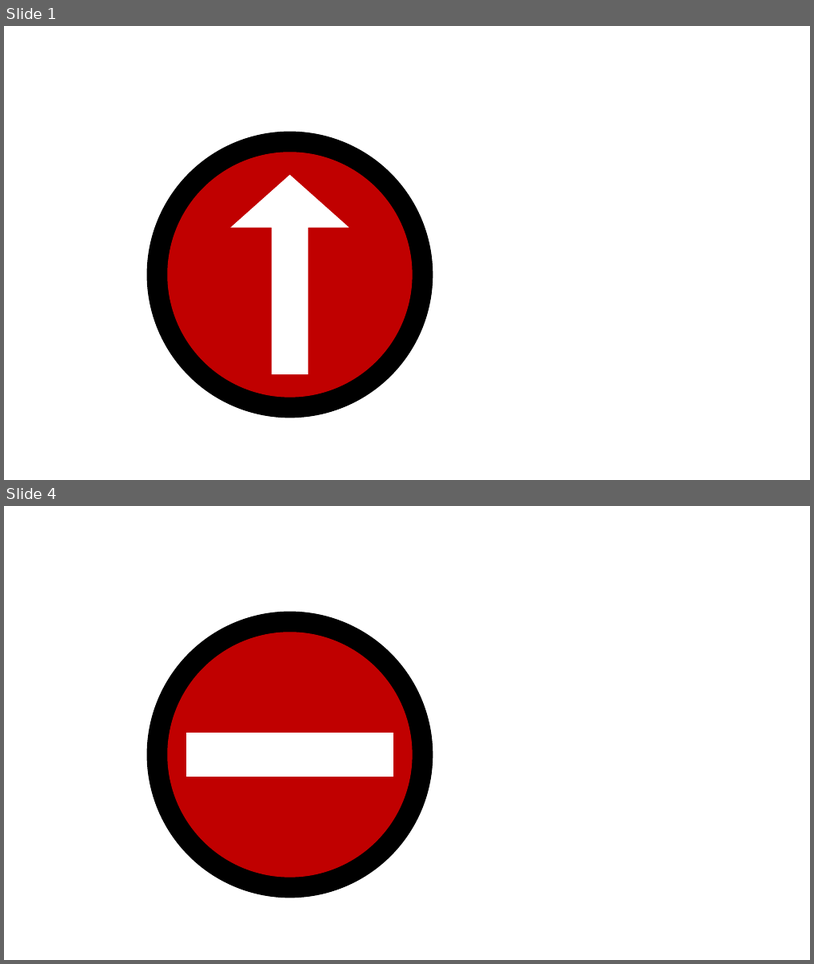
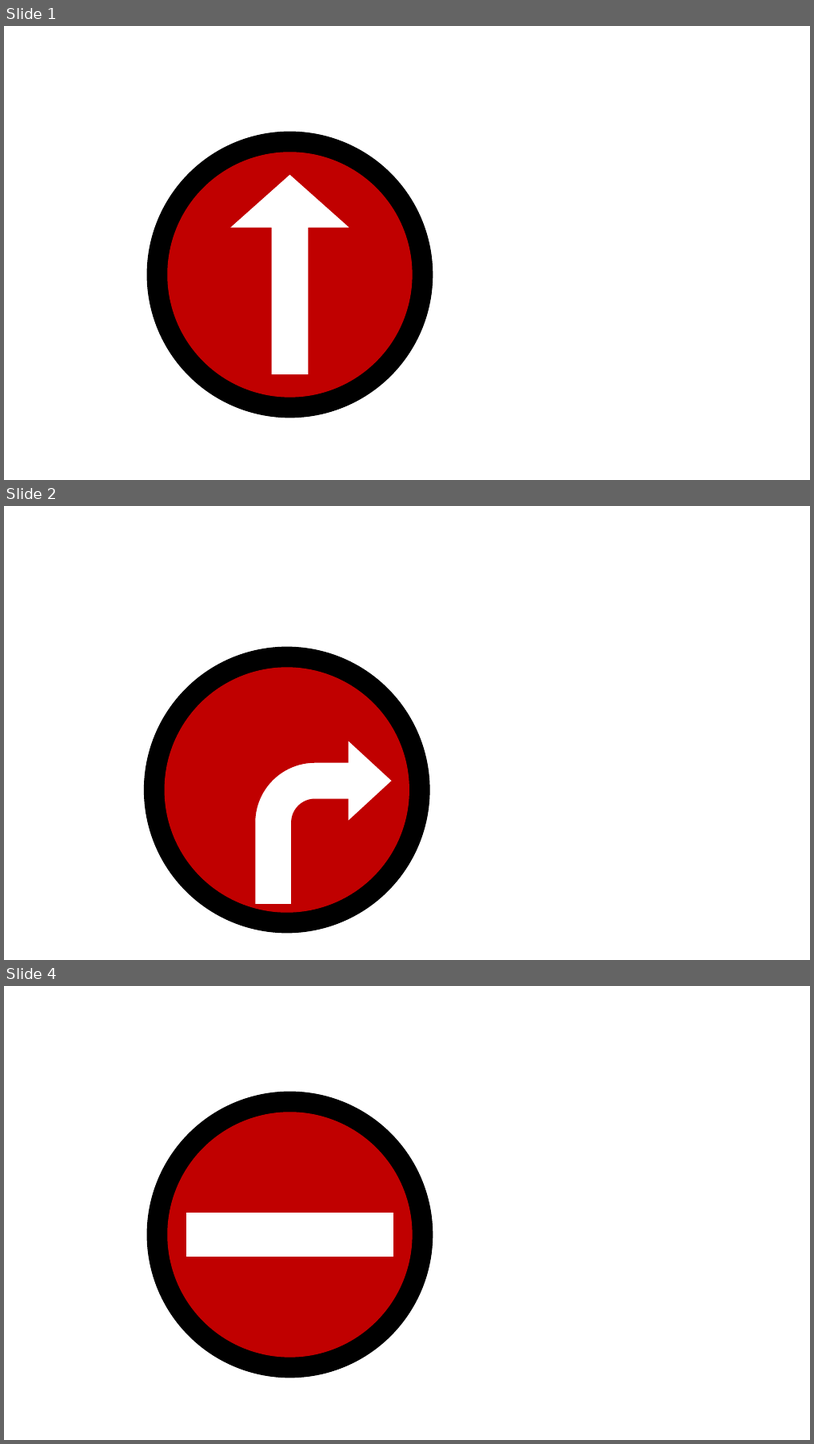
Before and after one commit to DDharma/Smart_Car, a slide deck: Road Signs/Presentation1.pptx. Shown one above the other, each under a label of ours: slides 1 and 4 before the commit, slides 1, 2 and 4 after it; the slides between them are not shown. The pictures are 814x964 and 814x1444 pixels, drawn with LibreOffice and Linux fonts; fonts in the diff are those of the drawing. Boxes give left, top, right and bottom in pixels: in the first picture for what was removed or moved away, otherwise in the second. Text is boxed around its words. In the diff, an @@ line names an element or a change of style, - is before the commit and + after.

```diff
--- a/Road Signs/Presentation1.pptx
+++ b/Road Signs/Presentation1.pptx
@@ slide 2 added at box(4, 506, 810, 960), background #FFFFFF @@
@@ donut added at box(144, 647, 430, 932), fill #000000, outline #000000 1 pt @@
@@ ellipse added at box(165, 668, 410, 912), fill #C00000, outline #C00000 1 pt @@
@@ bent arrow added at box(255, 740, 392, 904), fill #FFFFFF, outline #C00000 1 pt @@
```
Also in this commit, not shown: 3 other slides added, 3 slides removed, 3 other files.
